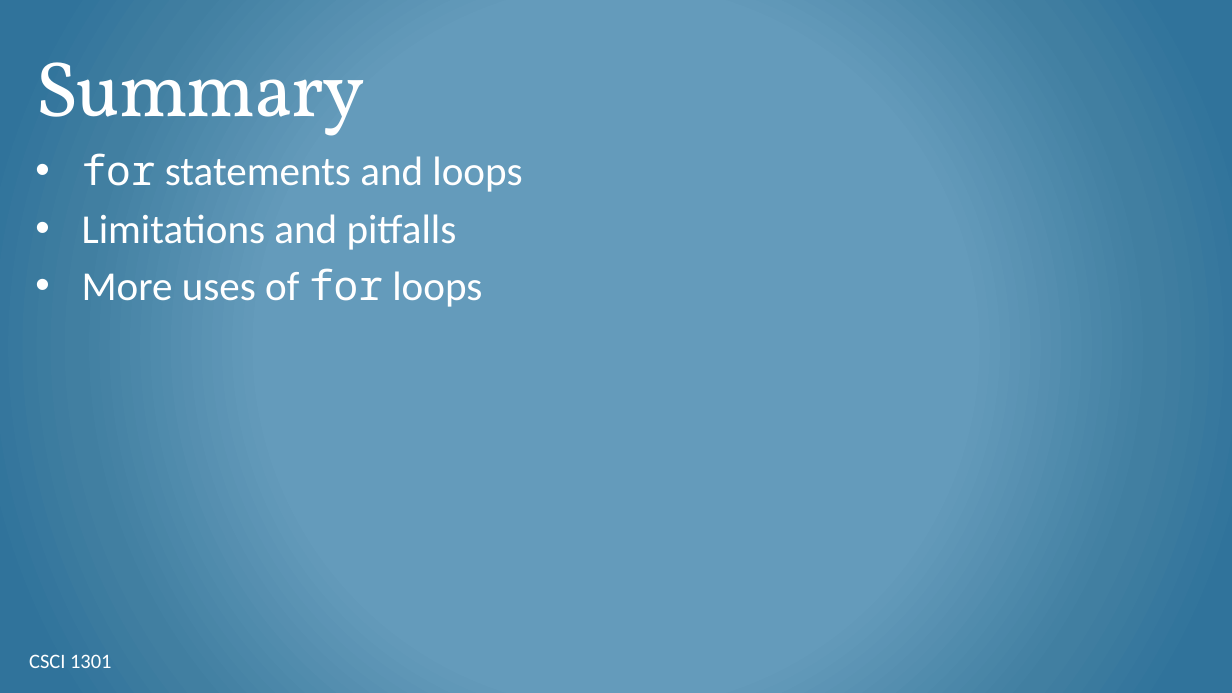
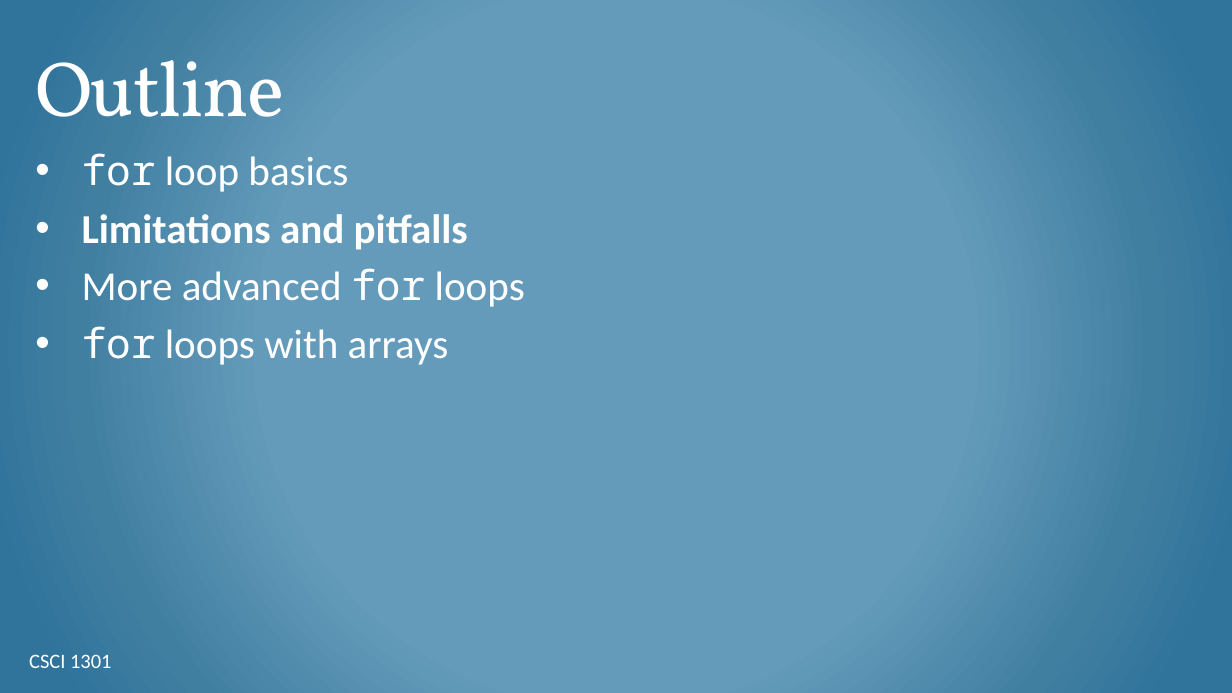
Before and after one commit to csci-1301/csci-1301.github.io, a slide deck: slide 7 of lectures/150_for_loops/For-Loops.pptx (slide 20 before the commit). Drawn at 1232x693 pixels with LibreOffice and Linux fonts; fonts in the diff are those of the drawing; background and template pictures are left out. Boxes give left, top, right and bottom in pixels: in the first picture for what was removed or moved away, otherwise in the second. Text is boxed around its words. In the diff, an @@ line names an element or a change of style, - is before the commit and + after.

```diff
--- a/lectures/150_for_loops/For-Loops.pptx
+++ b/lectures/150_for_loops/For-Loops.pptx
@@ title at [35, 60, 284, 117]: text changed @@
-Summary
+Outline
@@ text at [82, 153, 348, 192]: text changed @@
-• for statements and loops
+• for loop basics
@@ text at [82, 214, 468, 250]: bold on in "Limitations and pitfalls" @@
@@ text at [82, 268, 525, 365]: text changed @@
-• More uses of for loops
+• More advanced for loops
+• for loops with arrays
```
Also in this commit, not shown: 5 other slides changed, 4 slides added, 3 other files.
